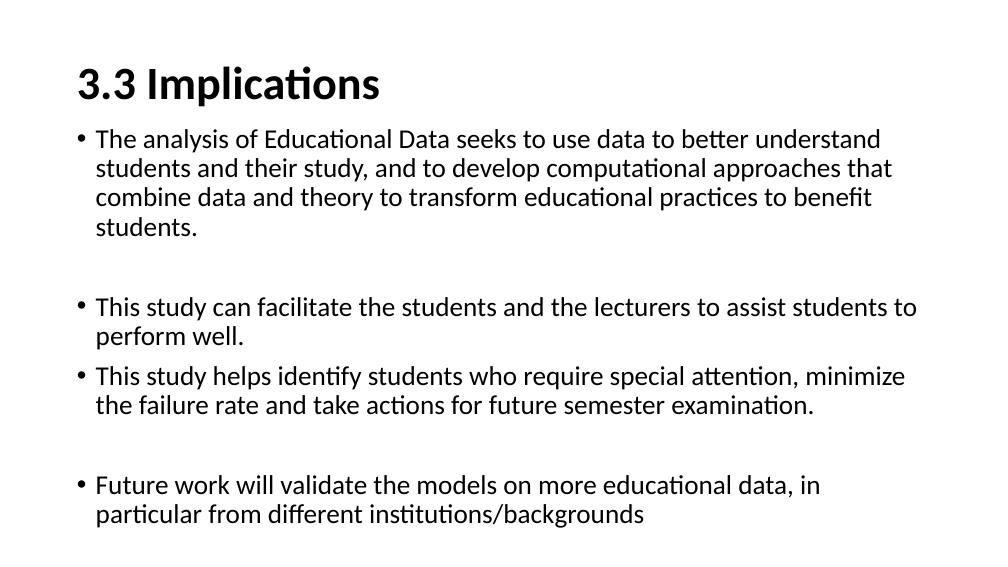
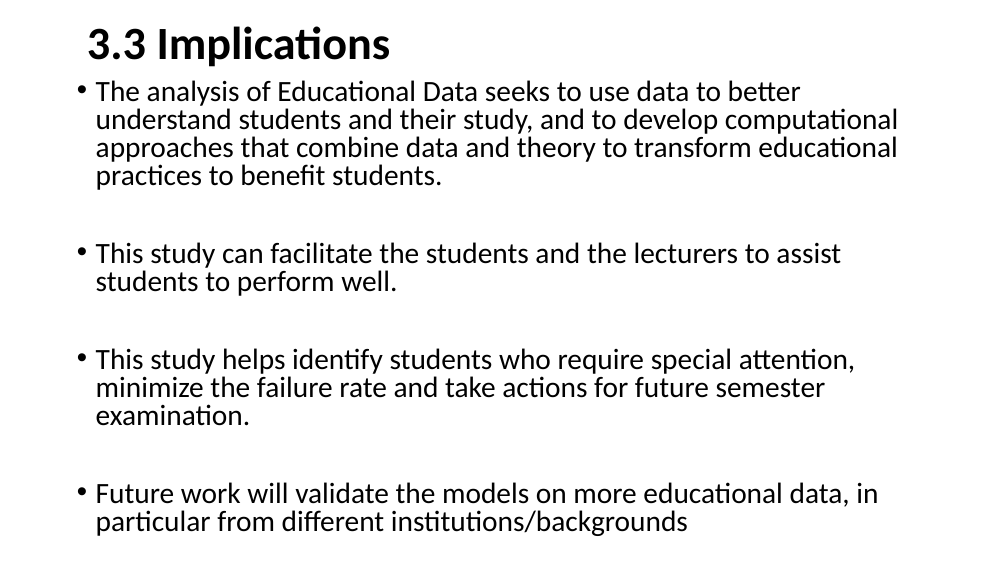
Before and after one commit to Rena-zhou/IFN702, a slide deck: slide 40 of Project presentation (presentation)- zhiying.pptx (slide 33 before the commit). Drawn at 1008x567 pixels with LibreOffice and Linux fonts; fonts in the diff are those of the drawing. Boxes give left, top, right and bottom in pixels: in the first picture for what was removed or moved away, otherwise in the second. Text is boxed around its words. In the diff, an @@ line names an element or a change of style, - is before the commit and + after.

```diff
--- a/Project presentation (presentation)- zhiying.pptx
+++ b/Project presentation (presentation)- zhiying.pptx
@@ title "3.3 Implications": place and size @@
-title "3.3 Implications" at bbox=[77, 66, 380, 107]
+title "3.3 Implications" at bbox=[87, 26, 391, 67]
@@ text "The analysis of Educational Data ...": place and size @@
-text "The analysis of Educational Data ..." at bbox=[96, 129, 917, 528]
+text "The analysis of Educational Data ..." at bbox=[96, 80, 898, 536]
@@ text "The analysis of Educational Data ..." at bbox=[96, 80, 898, 536]: size 25.9 to 28 pt; line spacing 0.9 to 0.8 @@
```
Also in this commit, not shown: 9 other slides changed, 9 slides added, 2 slides removed.
